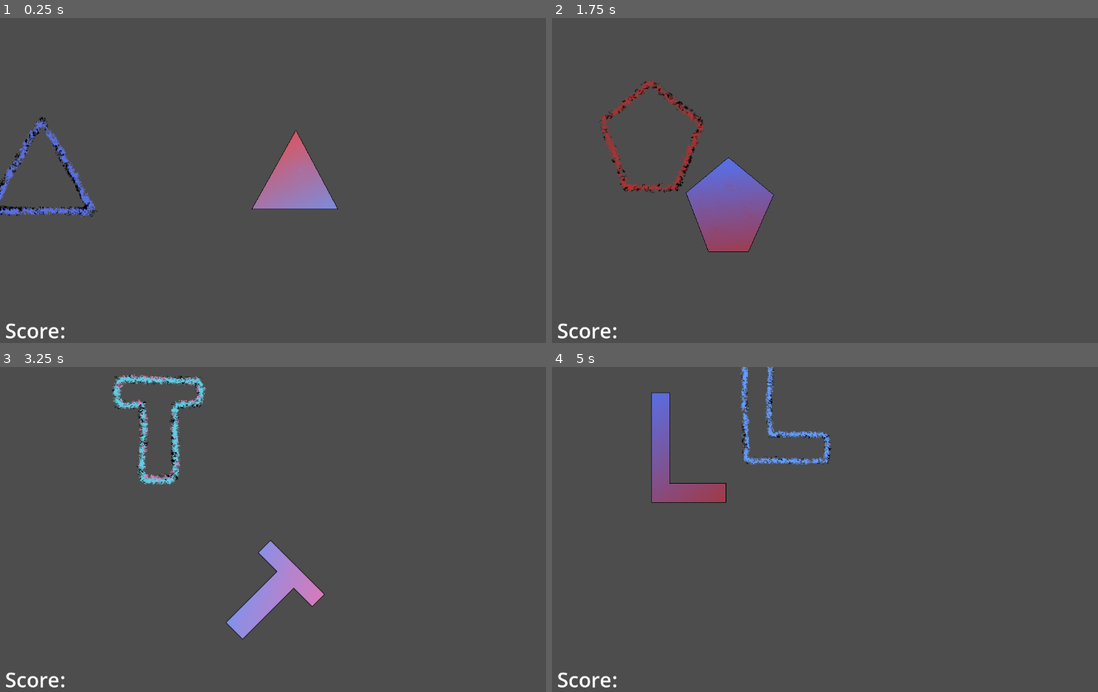
Above: before the commit, frames 1-4 (two rows, left to right).
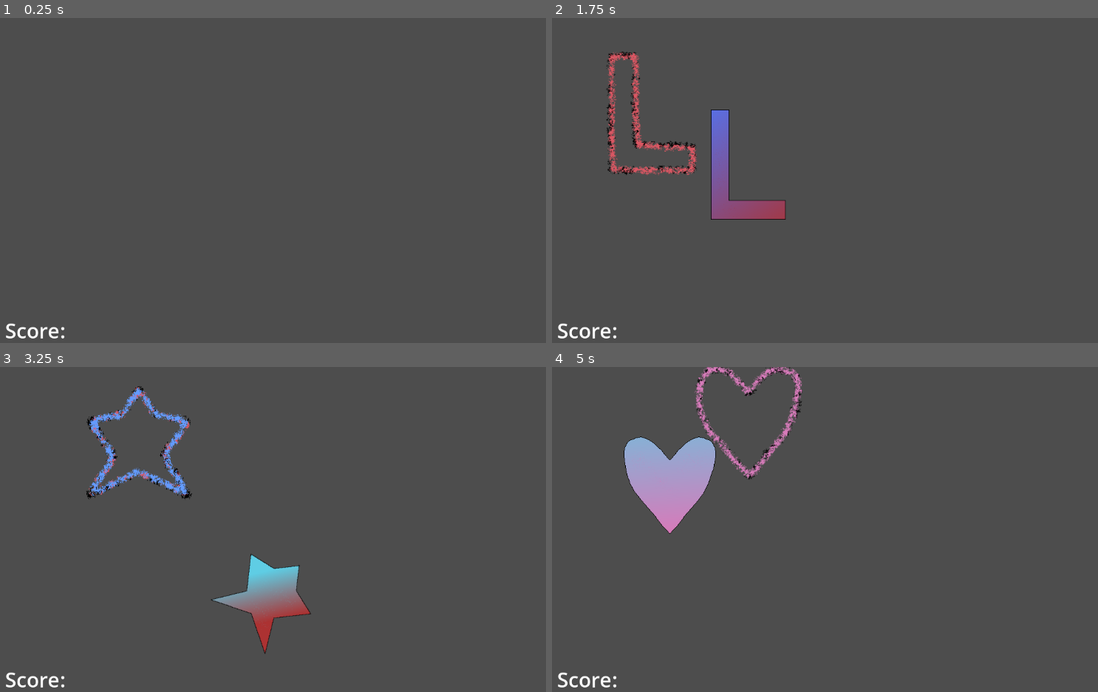
Above: after the commit, the same moments.

Repository: SucellosMusic/first-rhythm-game
Game: Godot game, scene res://Scenes/play_area.tscn
Two runs of this game, one before a commit and one after it. Both use one fixed random seed, a clock stepped at 60 frames per second and the inputs below. This scene is started directly instead of the project's main scene.
Inputs (mouse positions are in pixels of both pictures, inside the frame that each line leads up to):
- Up to frame 1 (0.25 s): no input
- Up to frame 2 (1.75 s): tap Enter at 0.5 s; move the mouse to (977, 167) at 0.52 s; hold Right (ui_right) 0.53-1.28 s; move the mouse to (726, 200) at 1.27 s; hold Left (ui_left) from 1.28 s (still down)
- Up to frame 3 (3.25 s): move the mouse to (354, 461) at 2.02 s; release Left (ui_left) at 2.03 s; hold Right (ui_right) from 2.03 s (still down); move the mouse to (267, 597) at 2.77 s
- Up to frame 4 (5 s): move the mouse to (1021, 581) at 3.52 s; release Right (ui_right) at 3.53 s; hold Left (ui_left) from 3.53 s (still down); move the mouse to (672, 484) at 4.27 s

The runs differ from the first frame. In frame 1, 3.0% of the frame differs, in the area x 0-62%, y 30-62%; in frame 2, 5.9%; in frame 3, 5.5%; in frame 4, 6.1%, in the area x 13-52%, y 0-52%.

Commit message:
export preset

Diff:
--- a/Scripts/play_area.gd
+++ b/Scripts/play_area.gd
@@ -9,17 +9,16 @@
 @onready var receiverPos : Node2D = $"Path2D/PathFollow2D/Receiver Positioner"
 
 #collision detectors
-@onready var shapePerf : Array[Area2D] = []
-@onready var shapeGreat : Array[Area2D] = []
-@onready var shapeOkay : Array[Area2D] = []
+var shapePerf : Array[Area2D] = []
+var shapeGreat : Array[Area2D] = []
+var shapeOkay : Array[Area2D] = []
 
 #time
 @onready var syncToStart = AudioServer.get_time_to_next_mix()
 @export var bpm : int;
 @onready var beats : int = (60/bpm)
 @onready var beatTimer : Timer = $Beats
-var halfBeat : int = 1
-var beat : int = 1
+var beat : int = 0
 var bar : int = 1
 
 #misc var
@@ -50,13 +49,15 @@
 
 	beatTimer.start(syncToStart + .1)
 
-func get_score() ->void:
+
+func get_score() -> void:
 	if takeScore == true:
 		posPoint = get_pos_score()
 		orientPoint = get_orient_score()
 		timePoint = get_time_score()
 		totalScore += posPoint + orientPoint + timePoint
 		takeScore = false
+
 
 func get_pos_score() -> int:
 	if shapePerf[selection].has_overlapping_areas():
@@ -67,11 +68,13 @@
 		return 1
 	return 0
 
+
 func get_orient_score() -> int:
 	if shapeOkay[selection].has_overlapping_areas():
 		if shapes[selection].rotation == receivers[selection].rotation:
 			return 1
 	return 0
+
 
 
 func get_time_score() -> int:
@@ -91,6 +94,7 @@
 		selection = 0
 	else:
 		selection += 1
+
 
 func _on_in_timer_timeout() -> void:
 	beatTimer.start(beats)
Not shown, changed: export_presets.cfg
